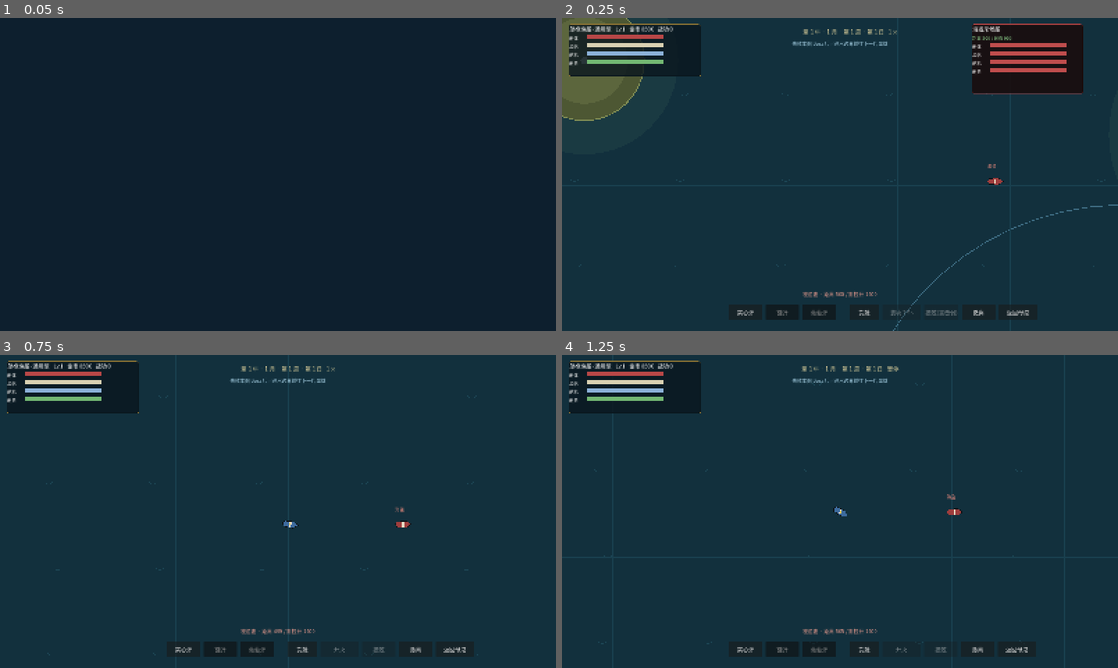
Above: before the commit, frames 1-4 (two rows, left to right).
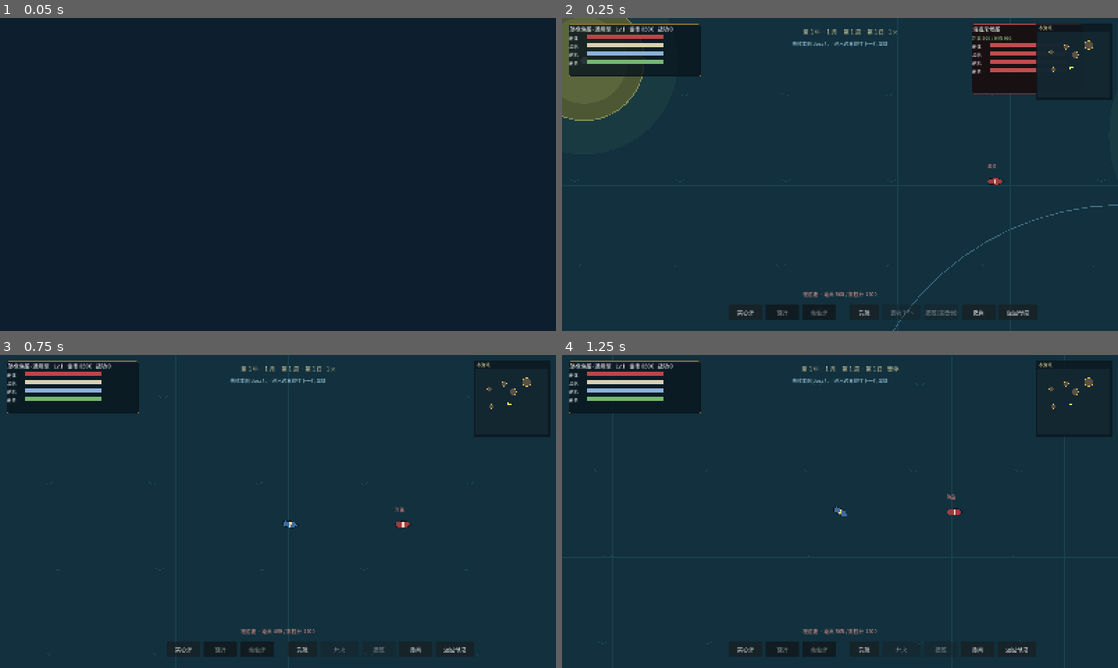
Above: after the commit, the same moments.

Repository: lucifermbbgh/OceanHero
Game: Godot game, scene res://tests/integration/run.tscn
Same seed, same stepped clock (60 frames per second), same inputs: the game is played once before the commit and once after it. This scene is started directly instead of the project's main scene.
Inputs (mouse positions are in pixels of both pictures, inside the frame that each line leads up to):
- Up to frame 1 (0.05 s): no input
- Up to frame 2 (0.25 s): no input
- Up to frame 3 (0.75 s): tap Enter at 0.5 s; move the mouse to (400, 495) at 0.52 s; hold D (steer_right) from 0.53 s (still down); tap B at 0.6 s; click (400, 495) at 0.67 s
- Up to frame 4 (1.25 s): keep holding D (steer_right); tap Space at 0.77 s

Frame 1 is identical in both runs. In frame 2, 2.1% of the frame differs, in the area x 85-99%, y 1-27%; in frame 3, 0.7%; in frame 4, 0.8%.

Commit message:
feat(1.5.6): 海上小地图 + 主菜单副标题中文
- 新增 scripts/ui/mini_map.gd：220x220 右上角，岛屿/港口/玩家朝向
- 独立 CanvasLayer 13，每帧重绘
- 主菜单副标题改为「碧海英豪 · 2D 单机航海 RPG」
- 新增 4 条小地图断言
- 版本号 1.5.6；单元 66 + 集成 1059 全绿

Diff:
--- a/project.godot
+++ b/project.godot
@@ -15,7 +15,7 @@
 run/main_scene="res://scenes/main.tscn"
 config/features=PackedStringArray("4.7", "GL Compatibility")
 config/icon="res://icon.svg"
-config/version="1.5.5"
+config/version="1.5.6"
 [autoload]
 
 EventBus="*res://scripts/core/event_bus.gd"
--- a/scripts/sea/sea_scene.gd
+++ b/scripts/sea/sea_scene.gd
@@ -52,6 +52,7 @@
 var aggro_mult := 1.0           # 伪造旗帜：敌方索敌半径倍率
 var port_ui: CanvasLayer
 var world_map: Control
+var mini_map: Control
 var port_panel: PanelContainer
 var port_list: VBoxContainer
 ## 同屏单位上限（超过就不再刷新，避免越打越多）
@@ -402,6 +403,14 @@
 	world_map = load("res://scripts/ui/world_map.gd").new()
 	map_ui.add_child(world_map)
 	world_map.visible = false
+	# 1.5.6 小地图
+	var mini_ui := CanvasLayer.new()
+	mini_ui.layer = 13
+	add_child(mini_ui)
+	mini_map = load("res://scripts/ui/mini_map.gd").new()
+	mini_map.sea = self
+	mini_map.world_size = float(SEA_SIZE)
+	mini_ui.add_child(mini_map)
 
 
 # ---------------- 哨站港口 ----------------
--- a/scripts/ui/main_menu.gd
+++ b/scripts/ui/main_menu.gd
@@ -30,7 +30,7 @@
 	body.add_child(title)
 
 	var sub := Label.new()
-	sub.text = "OceanHero · 2D 单机航海 RPG"
+	sub.text = "碧海英豪 · 2D 单机航海 RPG"
 	sub.add_theme_font_size_override("font_size", 15)
 	sub.add_theme_color_override("font_color", Color(0.6, 0.75, 0.8))
 	sub.horizontal_alignment = HORIZONTAL_ALIGNMENT_CENTER
--- /dev/null
+++ b/scripts/ui/mini_map.gd
@@ -0,0 +1,47 @@
+extends Control
+## 1.5.6 海上小地图：当前海域俯视图（岛屿/港口/玩家朝向）。
+
+const BOX := 220.0
+var world_size := 4000.0
+var sea: Node = null
+
+func _ready() -> void:
+	size = Vector2(BOX, BOX)
+	position = Vector2(get_viewport_rect().size.x - BOX - 16.0, 16.0)
+	mouse_filter = Control.MOUSE_FILTER_IGNORE
+
+func _process(_dt: float) -> void:
+	if visible:
+		queue_redraw()
+
+func map_rect() -> Rect2:
+	return Rect2(6.0, 24.0, BOX - 12.0, BOX - 30.0)
+
+func map_scale() -> float:
+	return minf(map_rect().size.x, map_rect().size.y) / maxf(1.0, world_size)
+
+func _draw() -> void:
+	var font := ThemeDB.fallback_font
+	draw_rect(Rect2(Vector2.ZERO, size), Color(0.05, 0.09, 0.12, 0.82))
+	draw_rect(Rect2(Vector2.ZERO, size), Color(0.45, 0.55, 0.55, 0.9), false, 1.5)
+	draw_string(font, Vector2(8, 17), "本海域", HORIZONTAL_ALIGNMENT_LEFT, -1, 13, Color(0.85, 0.80, 0.55))
+	var area := map_rect()
+	draw_rect(area, Color(0.08, 0.16, 0.20, 0.85))
+	if sea == null:
+		return
+	var sc := map_scale()
+	# 岛屿
+	for isl in sea.islands:
+		var wp: Vector2 = isl[0]
+		var p := area.position + Vector2(wp.x, wp.y) * sc
+		var rr: float = maxf(2.5, float(isl[1]) * sc)
+		draw_circle(p, rr, Color(0.35, 0.32, 0.26))
+		draw_circle(p, rr, Color(0.85, 0.72, 0.40), false, 1.0)
+	# 玩家
+	if sea.player != null:
+		var pp: Vector2 = area.position + Vector2(sea.player.global_position.x, sea.player.global_position.y) * sc
+		var h: float = float(sea.player.heading)
+		var fwd := Vector2(cos(h), sin(h))
+		var side := Vector2(-fwd.y, fwd.x)
+		var tri := PackedVector2Array([pp + fwd * 7.0, pp - fwd * 4.0 + side * 4.5, pp - fwd * 4.0 - side * 4.5])
+		draw_colored_polygon(tri, Color(1.0, 0.92, 0.45))
--- a/tests/integration/run.gd
+++ b/tests/integration/run.gd
@@ -27,6 +27,7 @@
 	await _test_exchange()
 	await _test_cross_port()
 	await _test_quest_board()
+	await _test_v156_mini_map()
 	await _test_v153_world_map()
 	await _test_v151_sorting()
 	await _test_v150_world_map_data()
@@ -688,6 +689,21 @@
 	for i in range(n):
 		await get_tree().physics_frame
 
+# ---------------- 1.5.6 海上小地图 ----------------
+func _test_v156_mini_map() -> void:
+	print("\n[1.5.6 海上小地图]")
+	GameState.reset_new_game()
+	var sea = load("res://scenes/sea/sea_scene.tscn").instantiate()
+	add_child(sea)
+	await _frames(6)
+	_ok(sea.mini_map != null, "小地图已创建")
+	_ok(sea.mini_map.size.x >= 200.0, "小地图尺寸 220", str(sea.mini_map.size))
+	_ok(sea.mini_map.map_scale() > 0.0, "地图缩放比例可用", str(sea.mini_map.map_scale()))
+	_ok(sea.mini_map.position.x > 1000.0, "小地图位于右上角", str(sea.mini_map.position))
+	sea.queue_free()
+	await _frames(2)
+	GameState.reset_new_game()
+
 # ---------------- 1.5.3 世界地图面板 ----------------
 func _test_v153_world_map() -> void:
 	print("\n[1.5.3 世界地图面板]")
Binary file added: docs/screenshots/98-minimap.png
Not shown, changed: docs/版本文档/1.5-系列规划.md
Not shown, added: docs/版本文档/1.5.6-升级说明.md
